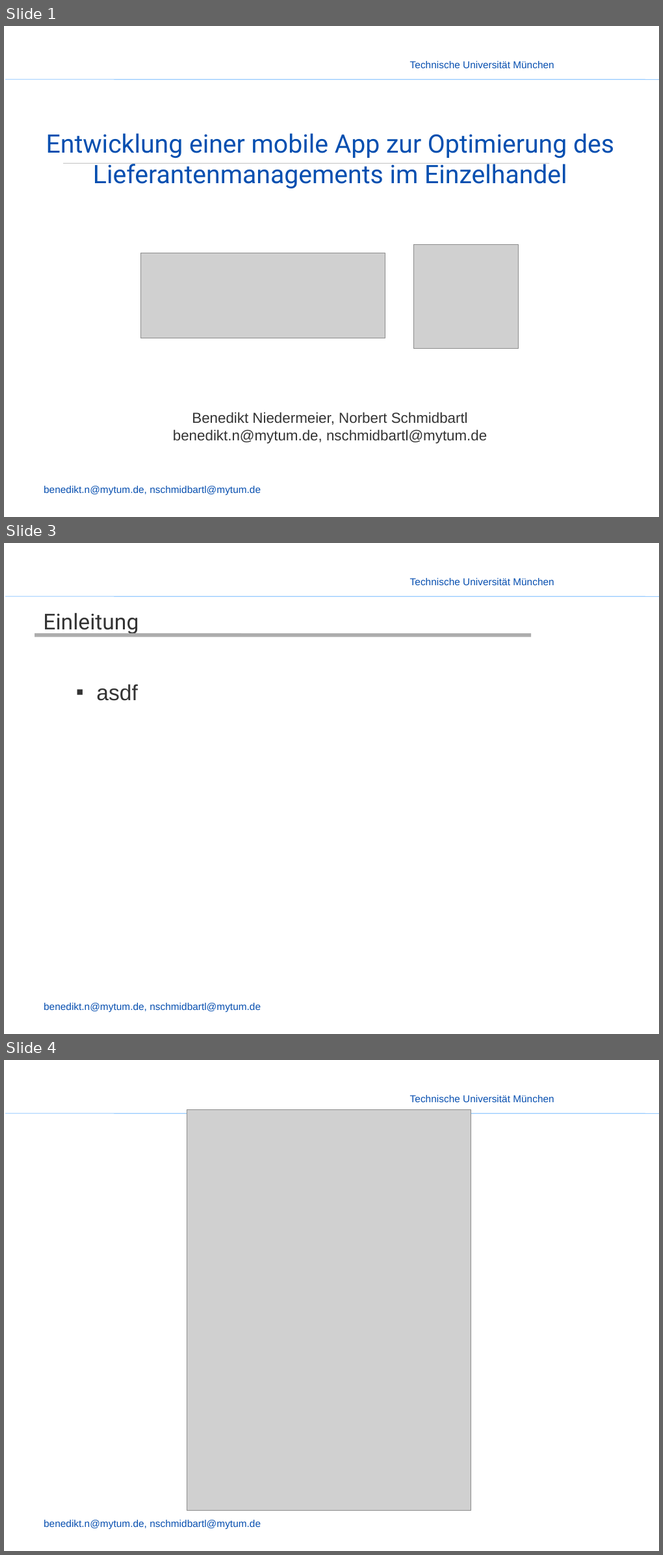
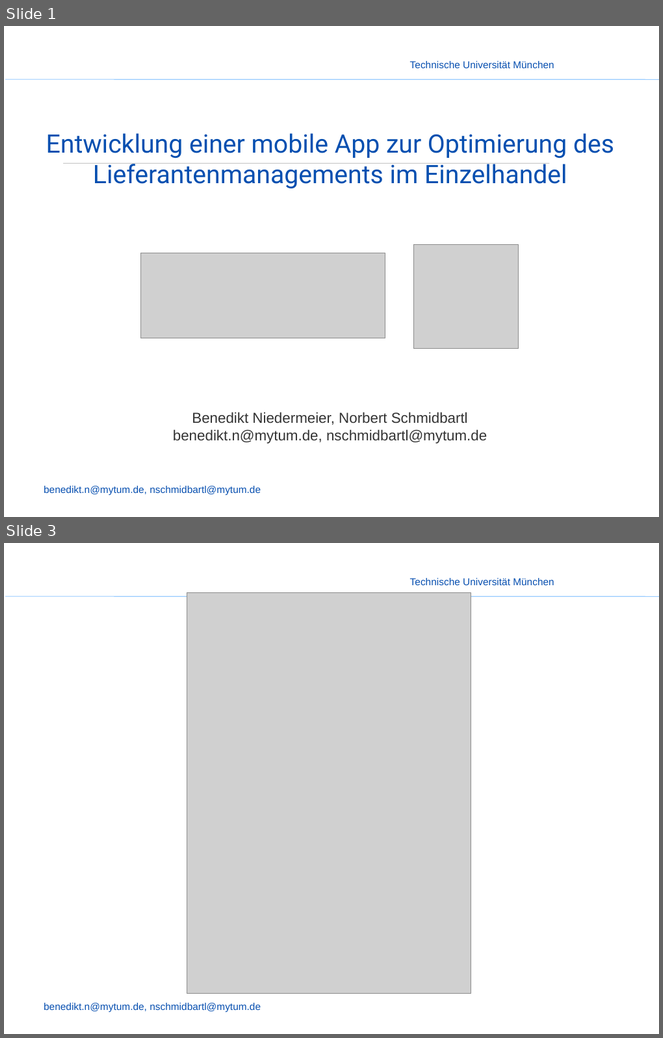
Before and after one commit to enjayes/logistikapp, a slide deck: Präsentation/Presentation - Nobbi.pptx. Shown one above the other, each under a label of ours: slides 1, 3 and 4 before the commit, slides 1 and 3 after it; the slides between them are not shown. The pictures are 663x1555 and 663x1038 pixels, drawn with LibreOffice and Linux fonts; fonts in the diff are those of the drawing; grey boxes stand for pictures; background and template pictures are left out. Boxes give left, top, right and bottom in pixels: in the first picture for what was removed or moved away, otherwise in the second. Text is boxed around its words. In the diff, an @@ line names an element or a change of style, - is before the commit and + after.

```diff
--- a/Präsentation/Presentation - Nobbi.pptx
+++ b/Präsentation/Presentation - Nobbi.pptx
@@ slide 3 removed at [4,543,659,1034], background picture (left out); not listed: 3 template elements that a slide beside it also shows @@
@@ title removed at [43,613,139,635] @@
-Einleitung
@@ line removed from (35, 635) to (531, 635) @@
@@ text removed at [96,684,137,701] @@
-  ▪ asdf
@@ what was slide 4 is now slide 3 @@
```
Also in this commit, not shown: 3 slides changed, 6 slides added, 1 other slide removed.
